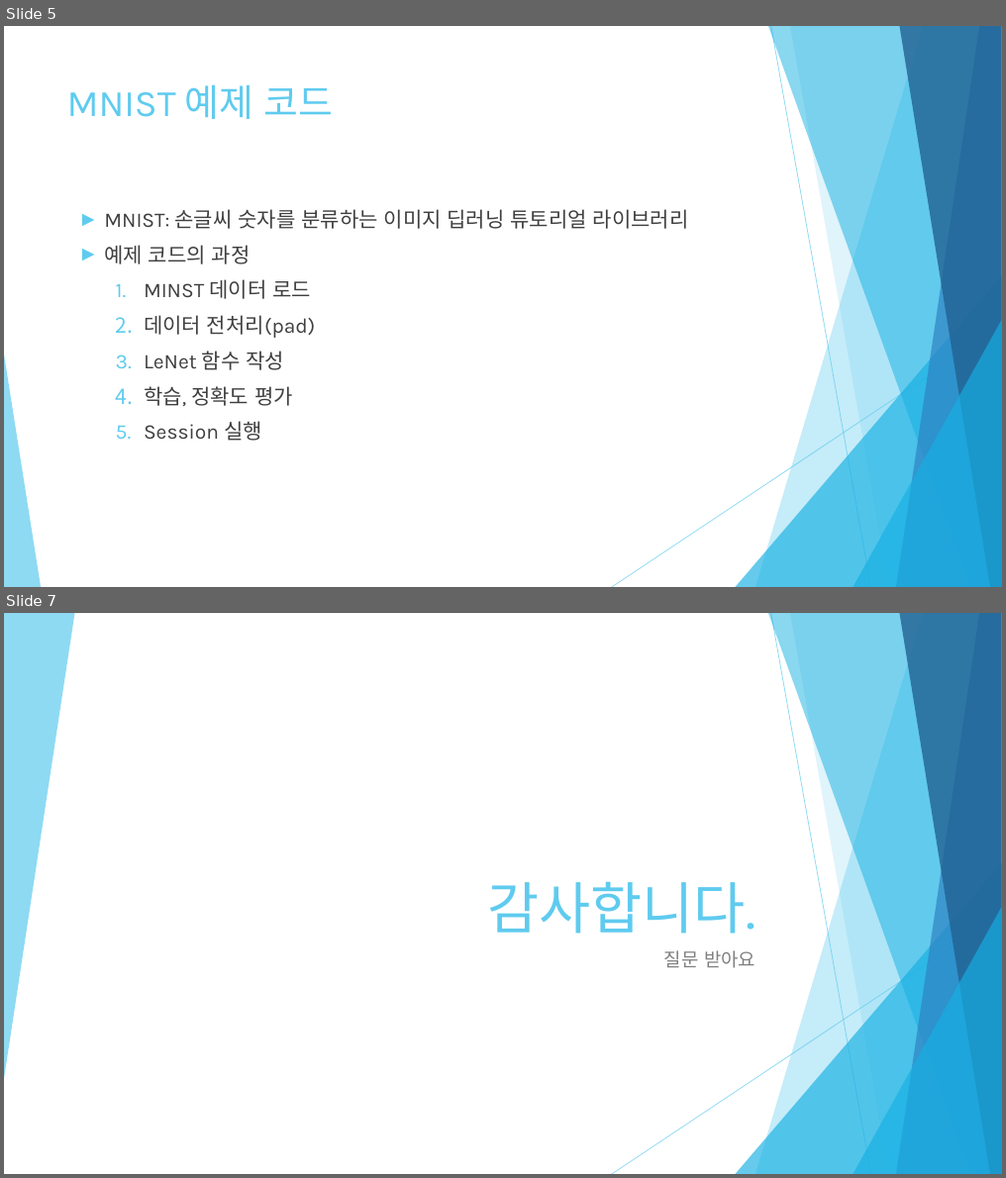
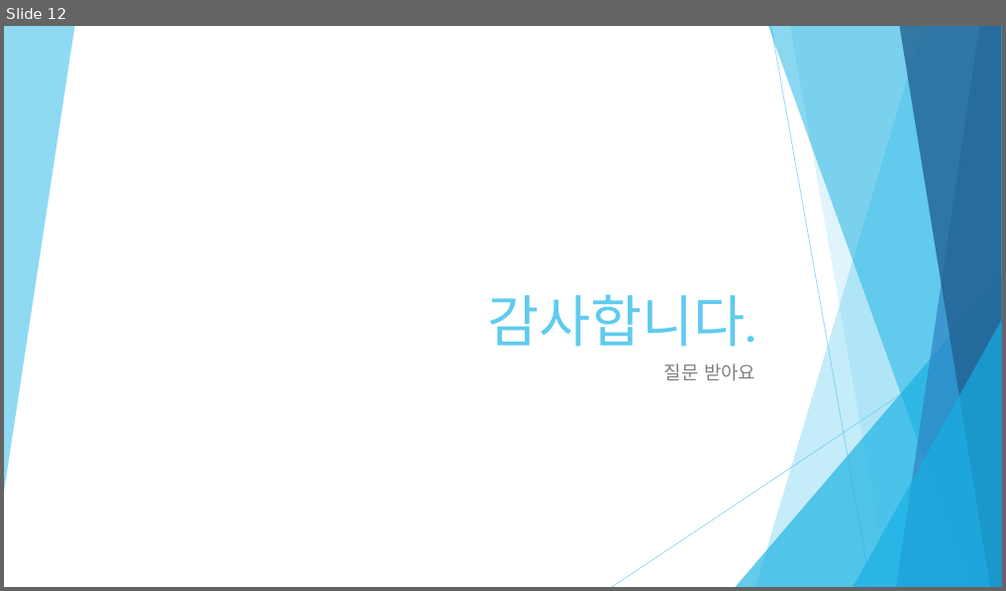
Before and after one commit to Refstop/Digital_Image_Process, a slide deck: term_project/report/DIP_Term_Project.pptx. Shown one above the other, each under a label of ours: slides 5 and 7 before the commit, slide 12 after it; the slides between them are not shown. The pictures are 1006x1178 and 1006x591 pixels, drawn with LibreOffice and Linux fonts; fonts in the diff are those of the drawing. Boxes give left, top, right and bottom in pixels: in the first picture for what was removed or moved away, otherwise in the second. Text is boxed around its words. In the diff, an @@ line names an element or a change of style, - is before the commit and + after.

```diff
--- a/term_project/report/DIP_Term_Project.pptx
+++ b/term_project/report/DIP_Term_Project.pptx
@@ slide 5 removed at (4,26,1002,587), background #FFFFFF; not listed: 9 template elements that a slide beside it also shows @@
@@ title removed at (67,85,334,119) @@
-MNIST 예제 코드
@@ text removed at (104,209,689,441) @@
-► MNIST: 손글씨 숫자를 분류하는 이미지 딥러닝 튜토리얼 라이브러리
-► 예제 코드의 과정
-  1. MINST 데이터 로드
-  2. 데이터 전처리(pad)
-  3. LeNet 함수 작성
-  4. 학습, 정확도 평가
-  5. Session 실행
@@ triangle removed at (4,355,41,587) @@
@@ what was slide 7 is now slide 12 @@
```
Also in this commit, not shown: 2 slides changed, 9 slides added, 3 other slides removed, 19 other files.
